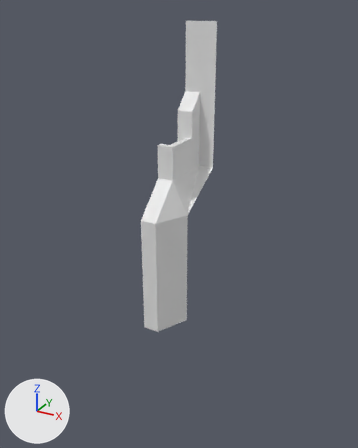
The glTF model LudumDare60/Assets/TowerSide.02.glb: old version first, new version second.
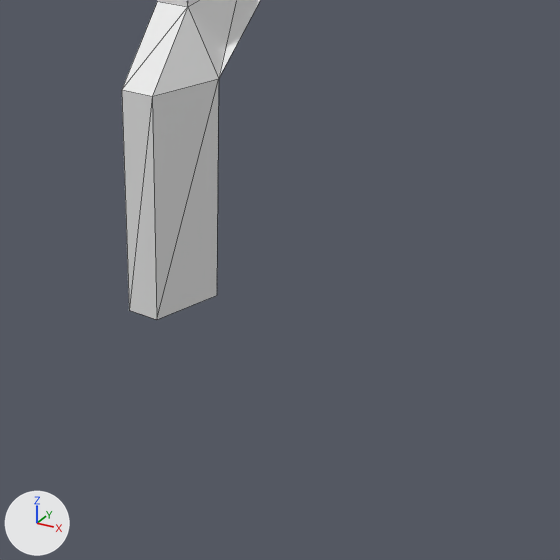
There are two pictures of each version: one whole from a 50 mm camera at (6.84, -14.25, 1.38) aimed at (-0.11, -1.62, -4.93), one close up on the part from 23% to 98% of the width and 40% to 100% of the height. Lighting does not change. The marker at lower left points along +X, +Y and +Z. The older version's two pictures come first. The close-ups show mesh edges as thin lines. Vertices at exactly the same position are counted once.
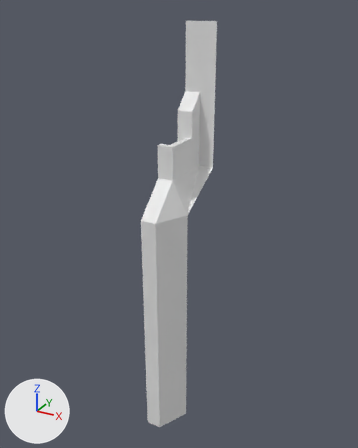
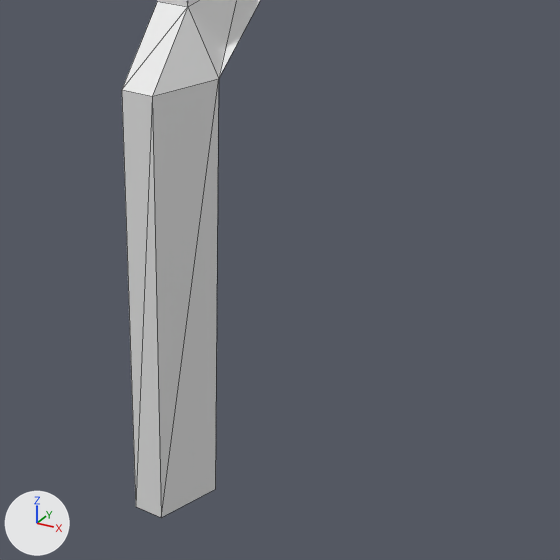
The change, as a diff of the scene's bpy script:
```diff
--- a/LudumDare60/Assets/TowerSide.02.glb.py
+++ b/LudumDare60/Assets/TowerSide.02.glb.py
@@ me_plane_001 @@
 # used by ob_plane; location = (0.0, 0.0, 0.0)
 # before: 18 (-0.5, -3.2, -8.0) at pixel (129, 310), 19 (0.0, -3.2, -8.0) at pixel (156, 319), 31 (0.5, -2.2, -8.0) at pixel (216, 295)
-me_plane_001.from_pydata(...)  # 32 vertices, 44 faces; spans x -0.5..0.5, y -3.2..-0.5, z -8.0..1.0
+me_plane_001.from_pydata(...)  # 32 vertices, 44 faces; spans x -0.5..0.5, y -3.2..-0.5, z -12.0..1.0
+# me_plane_001 part 1
+for i in [18, 19, 31]: me_plane_001.vertices[i].co += Vector((0.0, 0.0, -4.0))
```

What differs and where, as boxes (x1, y1, x2, y2) in the close-ups (560 x 560 px; the box of a moved part takes in the faces that stretch with it):
'Plane', reshaped
    before: (122, 0, 260, 319)
    after: (122, 0, 260, 517)
part 1 of me_plane_001, moved or reshaped
    before: (127, 80, 219, 319)
    after: (127, 80, 219, 517)
